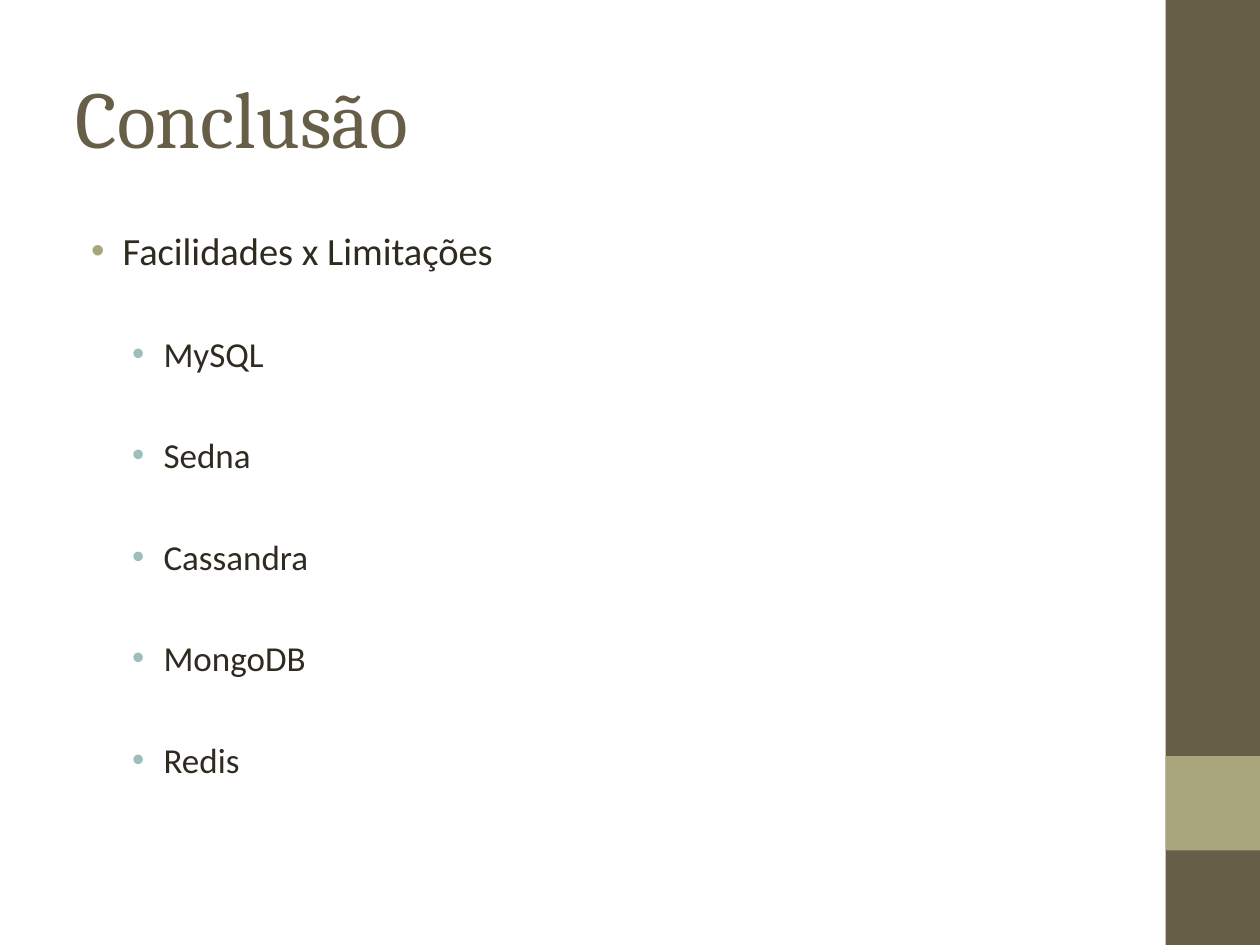
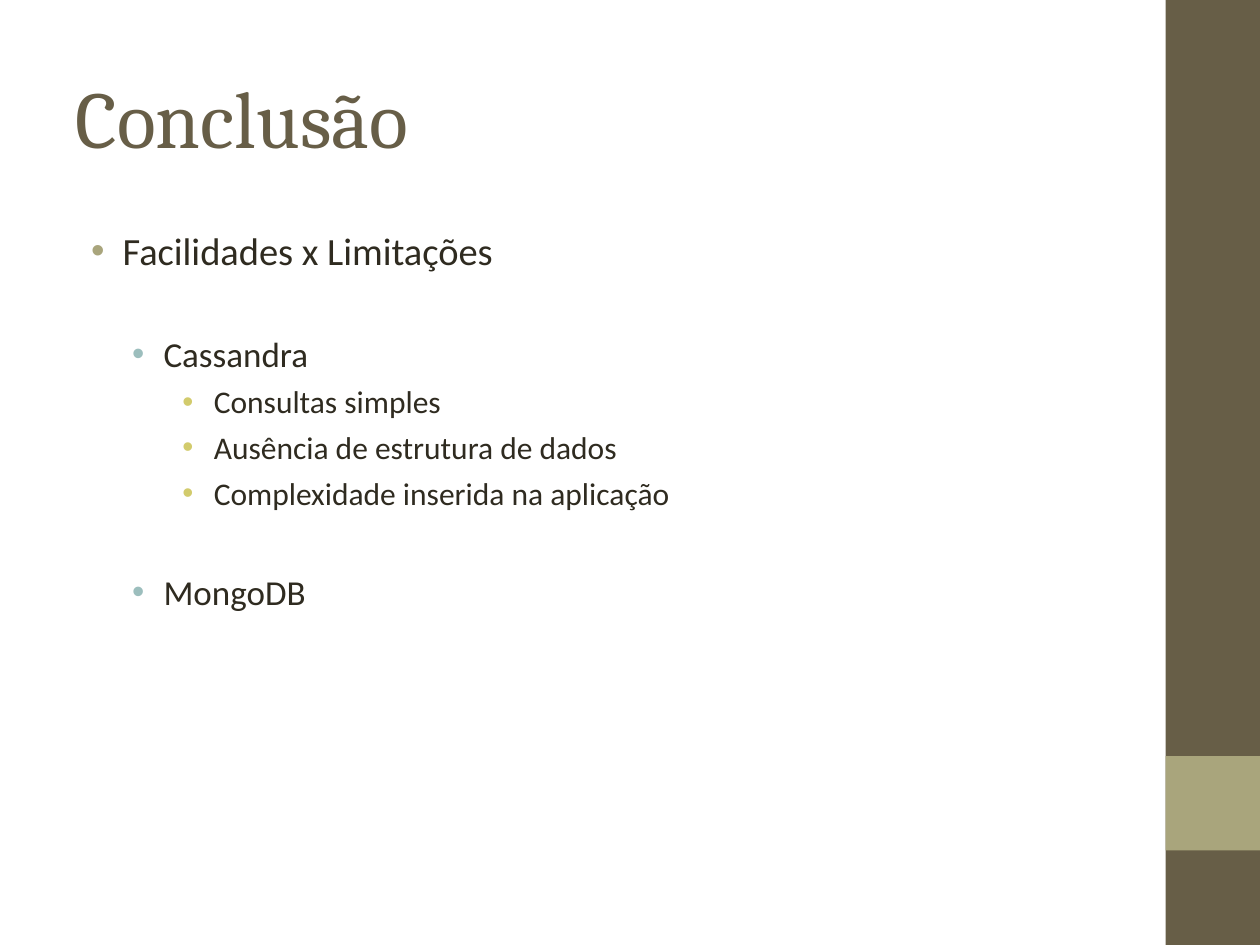
Before and after one commit to biacpaixao/Projeto_Final, a slide deck: slide 52 of apresentacao_projeto_final-v3.ppt (slide 51 before the commit). Drawn at 1260x945 pixels with LibreOffice and Linux fonts; fonts in the diff are those of the drawing; background and template pictures are left out. Boxes give left, top, right and bottom in pixels: in the first picture for what was removed or moved away, otherwise in the second. Text is boxed around its words. In the diff, an @@ line names an element or a change of style, - is before the commit and + after.

```diff
--- a/apresentacao_projeto_final-v3.ppt
+++ b/apresentacao_projeto_final-v3.ppt
@@ text at <box>164,344,264,469</box>: paragraphs removed @@
-  • MySQL
-  • Sedna
@@ text at <box>214,391,669,511</box>: paragraphs added @@
+    • Consultas simples
+    • Ausência de estrutura de dados
+    • Complexidade inserida na aplicação
@@ text at <box>164,748,240,774</box>: paragraph removed @@
-  • Redis
```
Also in this commit, not shown: 2 slides added.
